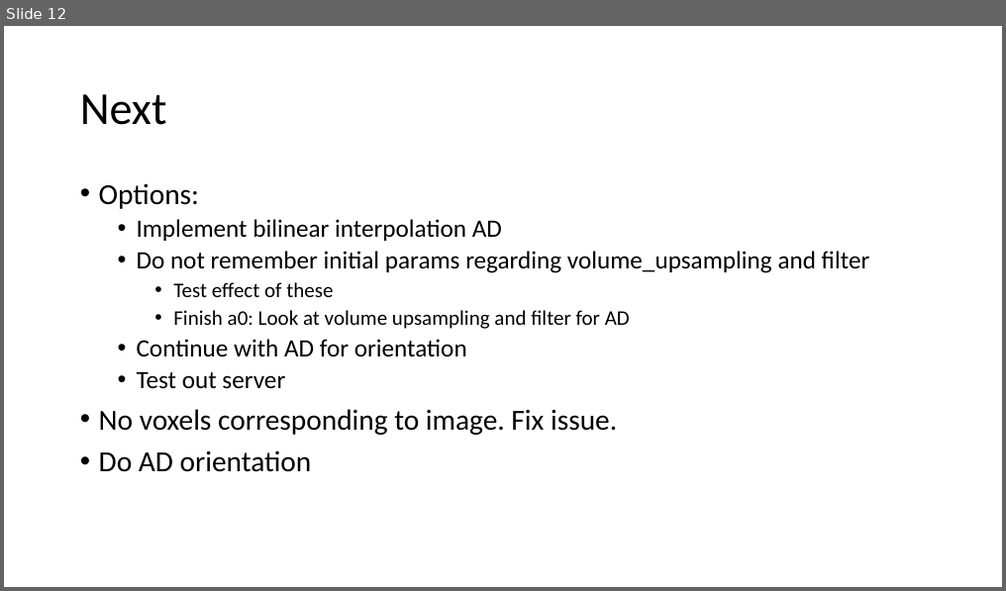
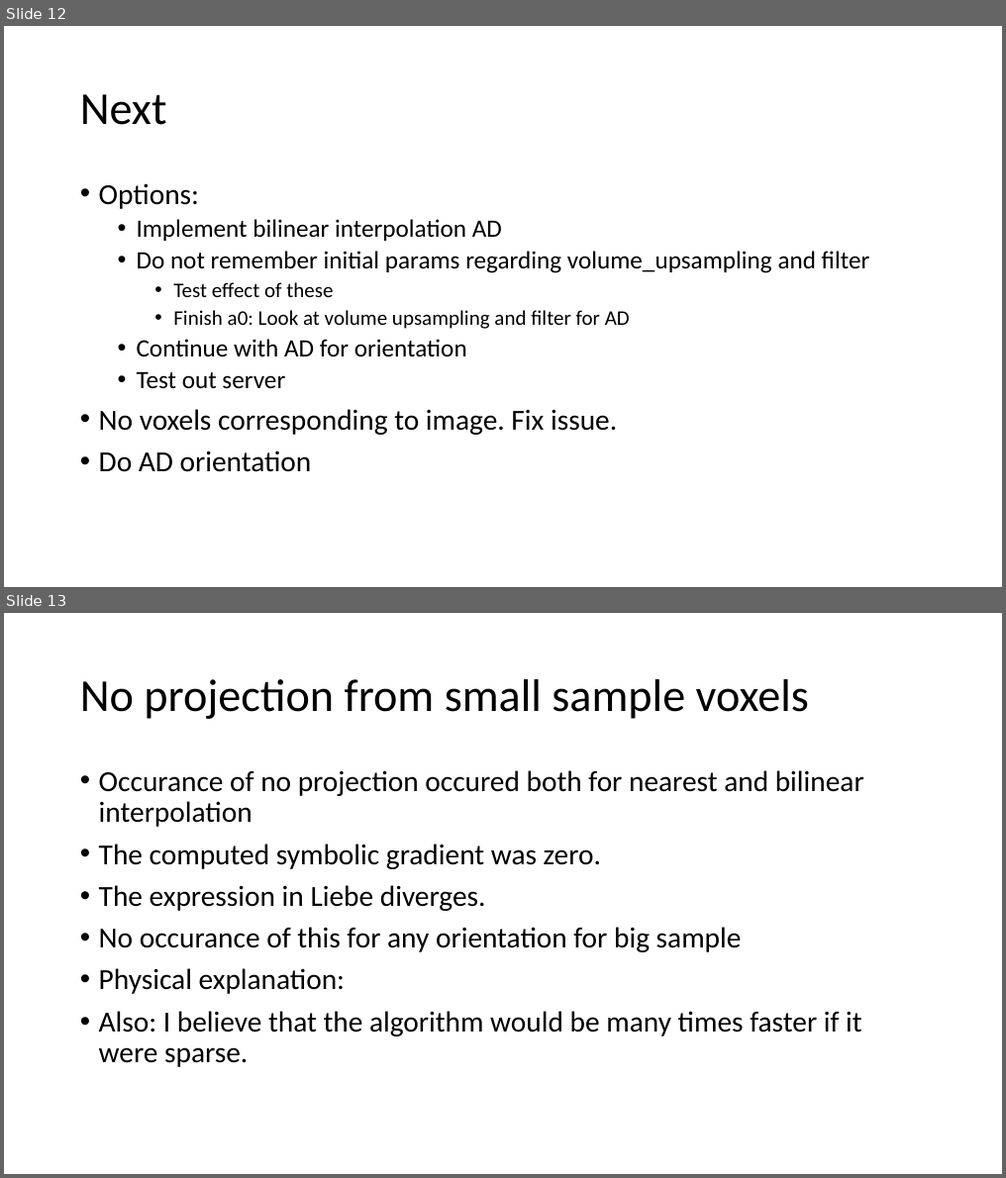
Before and after one commit to RubenDragland/XRD_CT, a slide deck: Doc/20220928 Pres AD Implementation.pptx. Shown one above the other, each under a label of ours: slide 12 before the commit, slides 12 and 13 after it. The pictures are 1006x591 and 1006x1178 pixels, drawn with LibreOffice and Linux fonts; fonts in the diff are those of the drawing. Boxes give left, top, right and bottom in pixels: in the first picture for what was removed or moved away, otherwise in the second. Text is boxed around its words. In the diff, an @@ line names an element or a change of style, - is before the commit and + after.

```diff
--- a/Doc/20220928 Pres AD Implementation.pptx
+++ b/Doc/20220928 Pres AD Implementation.pptx
@@ slide 13 added at (4,613,1002,1174), background #FFFFFF @@
@@ title added at (80,679,809,719), 44 pt, text #000000 @@
+No projection from small sample voxels
@@ text added at (99,770,864,1067), 28 pt, text #000000 @@
+• Occurance of no projection occured both for nearest and bilinear interpolation
+• The computed symbolic gradient was zero.
+• The expression in Liebe diverges.
+• No occurance of this for any orientation for big sample
+• Physical explanation:
+• Also: I believe that the algorithm would be many times faster if it were sparse.
```
Also in this commit, not shown: 1 other slide added.
